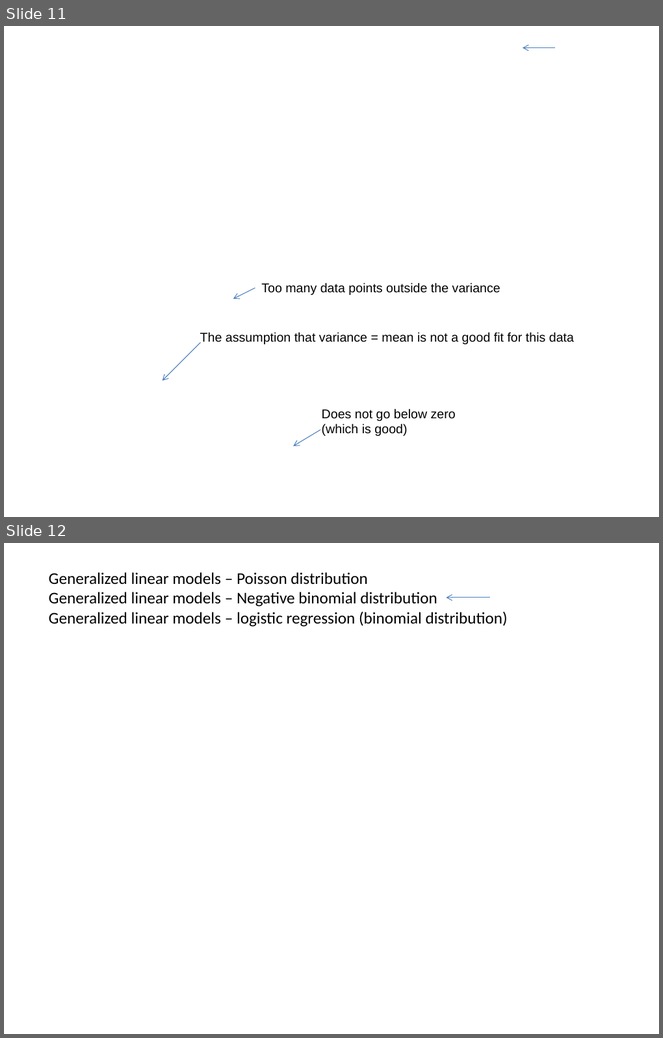
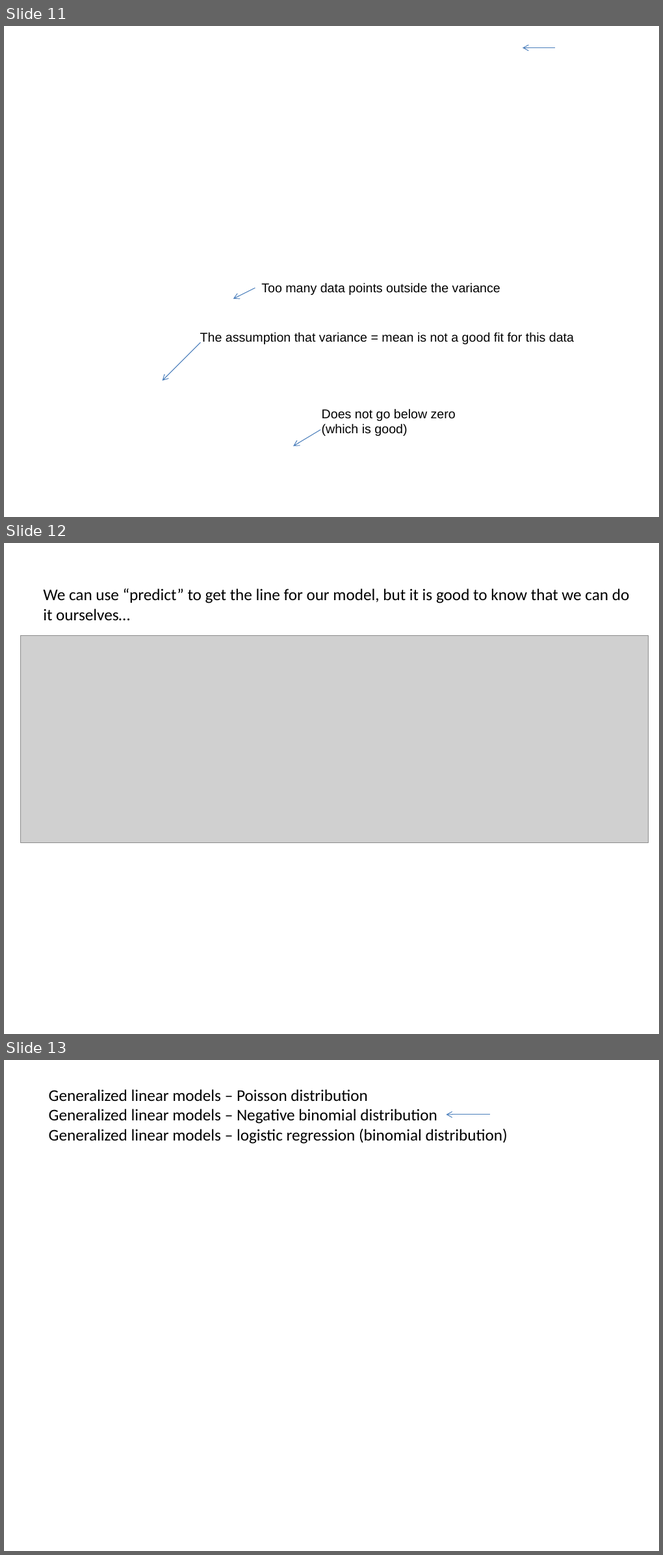
Before and after one commit to afodor/afodor.github.io, a slide deck: classes/stats2015/Lecture21.pptx. Shown one above the other, each under a label of ours: slides 11 and 12 before the commit, slides 11, 12 and 13 after it. The pictures are 663x1038 and 663x1555 pixels, drawn with LibreOffice and Linux fonts; fonts in the diff are those of the drawing; grey boxes stand for pictures; background and template pictures are left out. Boxes give left, top, right and bottom in pixels: in the first picture for what was removed or moved away, otherwise in the second. Text is boxed around its words. In the diff, an @@ line names an element or a change of style, - is before the commit and + after.

Commit message:
add predict vs. manual fit for Poisson to lecture 21

```diff
--- a/classes/stats2015/Lecture21.pptx
+++ b/classes/stats2015/Lecture21.pptx
@@ slide 12 added at [4,543,659,1034], background #FFFFFF @@
@@ text added at [43,589,629,621], 18 pt, text #000000 @@
+We can use “predict” to get the line for our model, but it is good to know that we can do
+it ourselves…
@@ picture added at [20,636,649,843] @@
@@ what was slide 12 is now slide 13 @@
```
